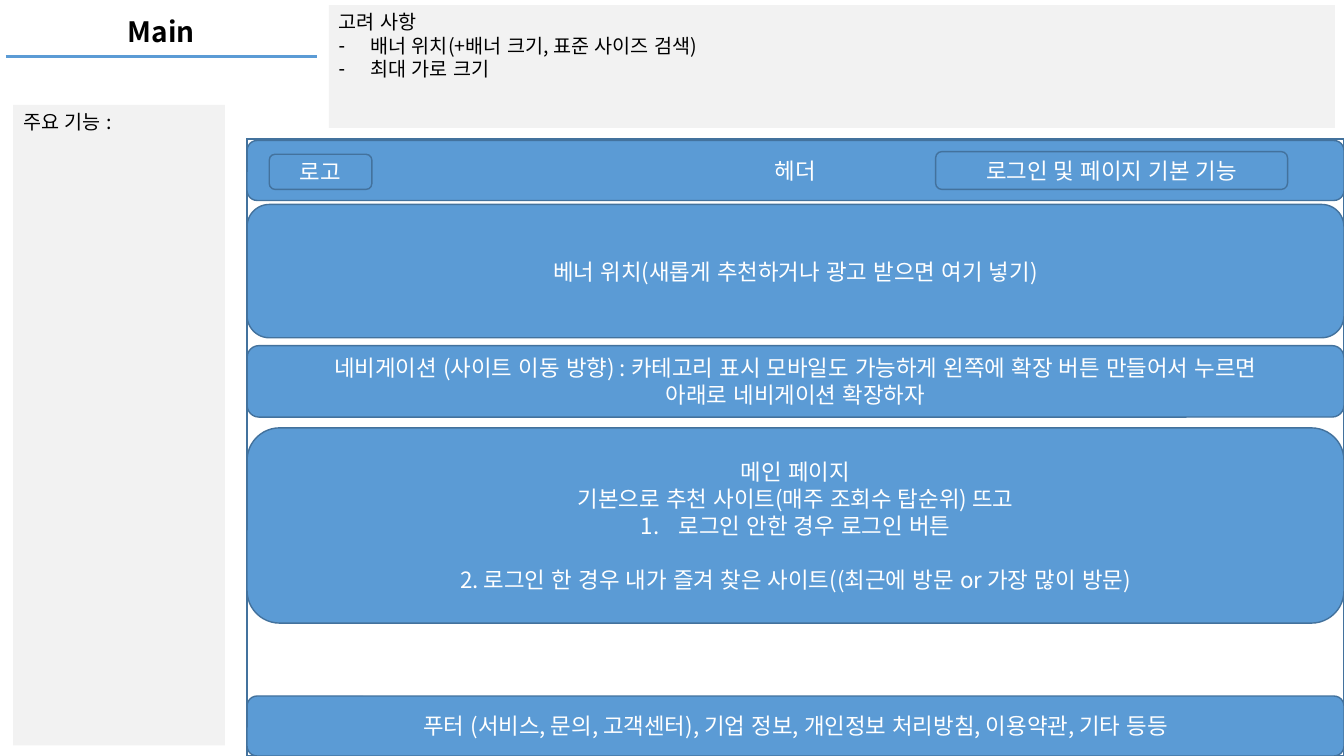
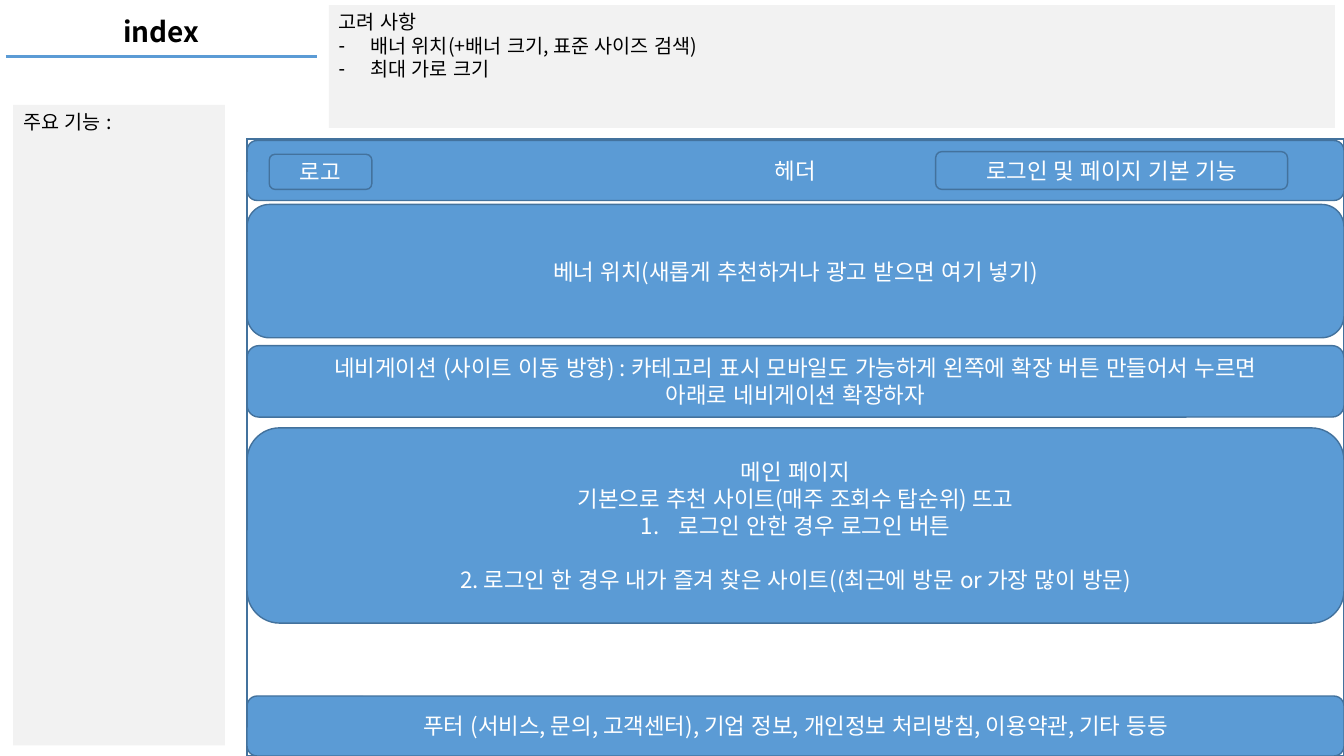
Before and after one commit to mygorithm2020/BookmarkProject, a slide deck: slide 5 of bookmark.pptx (slide 3 before the commit). Drawn at 1344x756 pixels with LibreOffice and Linux fonts; fonts in the diff are those of the drawing. Boxes give left, top, right and bottom in pixels: in the first picture for what was removed or moved away, otherwise in the second. Text is boxed around its words. In the diff, an @@ line names an element or a change of style, - is before the commit and + after.

```diff
--- a/bookmark.pptx
+++ b/bookmark.pptx
@@ text at bbox=[123, 19, 199, 43]: text changed @@
-Main
+index
```
Also in this commit, not shown: 4 slides added, 20 other files.
